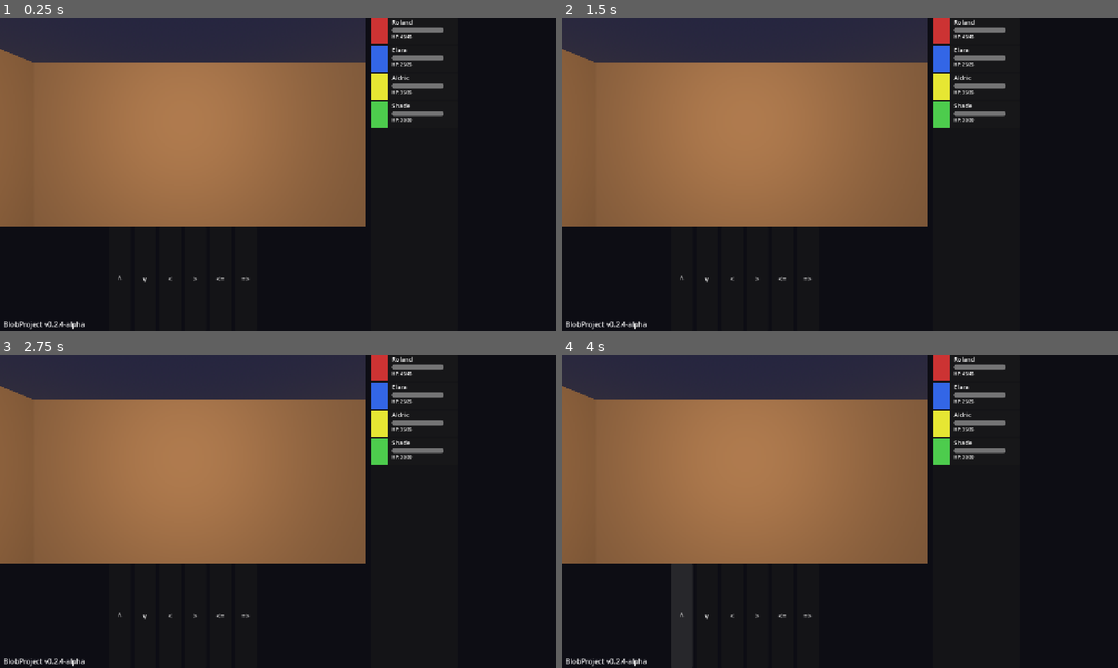
Above: before the commit, frames 1-4 (two rows, left to right).
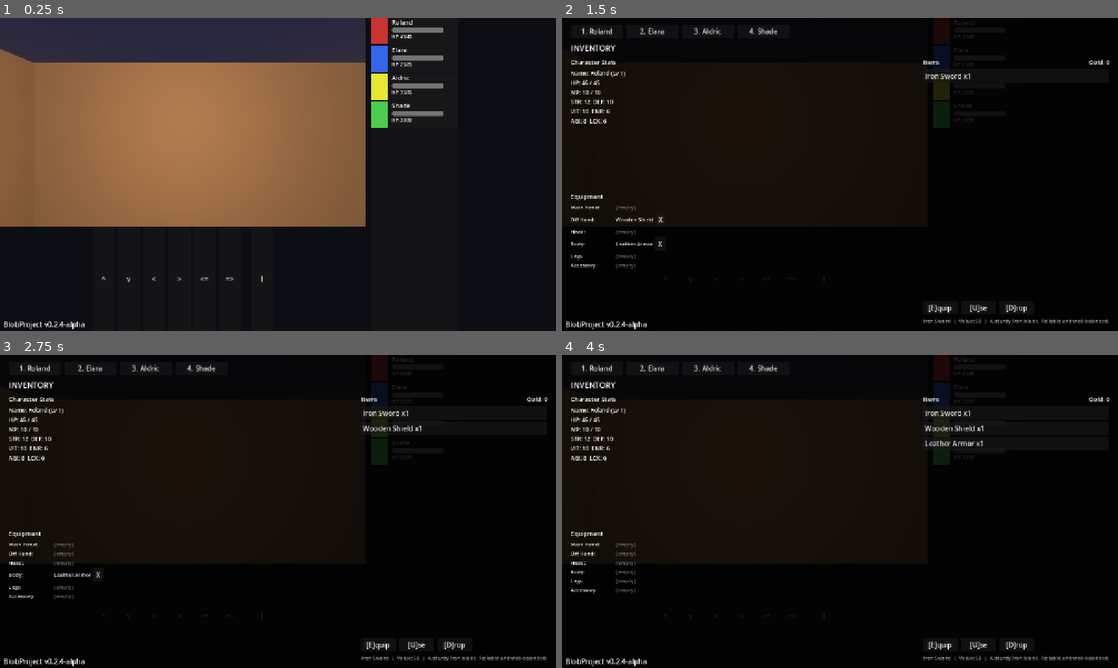
Above: after the commit, the same moments.

Repository: drax-xard/BlobProject
Game: Godot game, scene res://scenes/main.tscn
Two runs of this game, one before a commit and one after it. Both use one fixed random seed, a clock stepped at 60 frames per second and the inputs below.
Inputs (mouse positions are in pixels of both pictures, inside the frame that each line leads up to):
- Up to frame 1 (0.25 s): no input
- Up to frame 2 (1.5 s): click (823, 277) at 0.5 s, where only the run after the commit has a clickable "I"; click (650, 208) at 1.25 s, where only the run after the commit has a clickable "X"
- Up to frame 3 (2.75 s): click (100, 555) at 2 s, where only the run after the commit has a clickable "X"
- Up to frame 4 (4 s): click (662, 574) at 2.75 s, where only the run after the commit has a clickable "X"; click "^" at 3.5 s

The runs differ from the first frame. In frame 1, 0.1% of the frame differs, in the area x 18-48%, y 82-85%; in frame 2, 47%; in frame 3, 47%; in frame 4, 48%, in the area x 0-99%, y 0-100%.
Error after the commit: Trying to assign value of type 'Label' to a variable of type 'Button'. (res://scripts/ui/inventory_panel.gd:292)

Commit message:
feat: Add inventory button to ActionBar, unequip buttons to equipment slots

Diff:
--- a/scripts/ui/action_bar.gd
+++ b/scripts/ui/action_bar.gd
@@ -25,6 +25,17 @@
 		btn.pressed.connect(_on_button_pressed.bind(data[2]))
 		add_child(btn)
 
+	var sep := VSeparator.new()
+	sep.custom_minimum_size.x = 8
+	add_child(sep)
+
+	var inv_btn := Button.new()
+	inv_btn.text = "I"
+	inv_btn.tooltip_text = "Inventory"
+	inv_btn.custom_minimum_size = Vector2(50, 50)
+	inv_btn.pressed.connect(_on_inventory_pressed)
+	add_child(inv_btn)
+
 func _on_button_pressed(action_data: Variant) -> void:
 	if not turn_manager:
 		turn_manager = get_tree().current_scene.get_node_or_null("TurnManager")
@@ -38,3 +49,10 @@
 	if action:
 		turn_manager.process_ui_action(action)
 		action_button_pressed.emit(action)
+
+func _on_inventory_pressed() -> void:
+	var state := GameManager.current_state
+	if state == GameManager.GameState.EXPLORING:
+		GameManager.current_state = GameManager.GameState.INVENTORY
+	elif state == GameManager.GameState.INVENTORY:
+		GameManager.current_state = GameManager.GameState.EXPLORING
--- a/scripts/ui/inventory_panel.gd
+++ b/scripts/ui/inventory_panel.gd
@@ -253,6 +253,12 @@
 			item_label.text = item_name
 			item_label.add_theme_font_size_override("font_size", 12)
 			hbox.add_child(item_label)
+			var unequip_btn := Button.new()
+			unequip_btn.text = "X"
+			unequip_btn.tooltip_text = "Unequip"
+			unequip_btn.custom_minimum_size = Vector2(24, 20)
+			unequip_btn.pressed.connect(_on_unequip_pressed.bind(slot))
+			hbox.add_child(unequip_btn)
 
 func _refresh_inventory() -> void:
 	for child in _inventory_container.get_children():
@@ -300,6 +306,14 @@
 func _on_item_pressed(index: int) -> void:
 	_selected_item_idx = index
 	_refresh_item_selection()
+
+func _on_unequip_pressed(slot: String) -> void:
+	var success: bool = GameManager.unequip_item(_selected_char, slot)
+	if success:
+		_info_label.text = "Unequipped from %s" % slot.replace("_", " ")
+		_refresh()
+	else:
+		_info_label.text = "Nothing to unequip in %s" % slot.replace("_", " ")
 
 func _on_equip_pressed() -> void:
 	if _selected_item_idx < 0 or _selected_item_idx >= _item_list.size():
